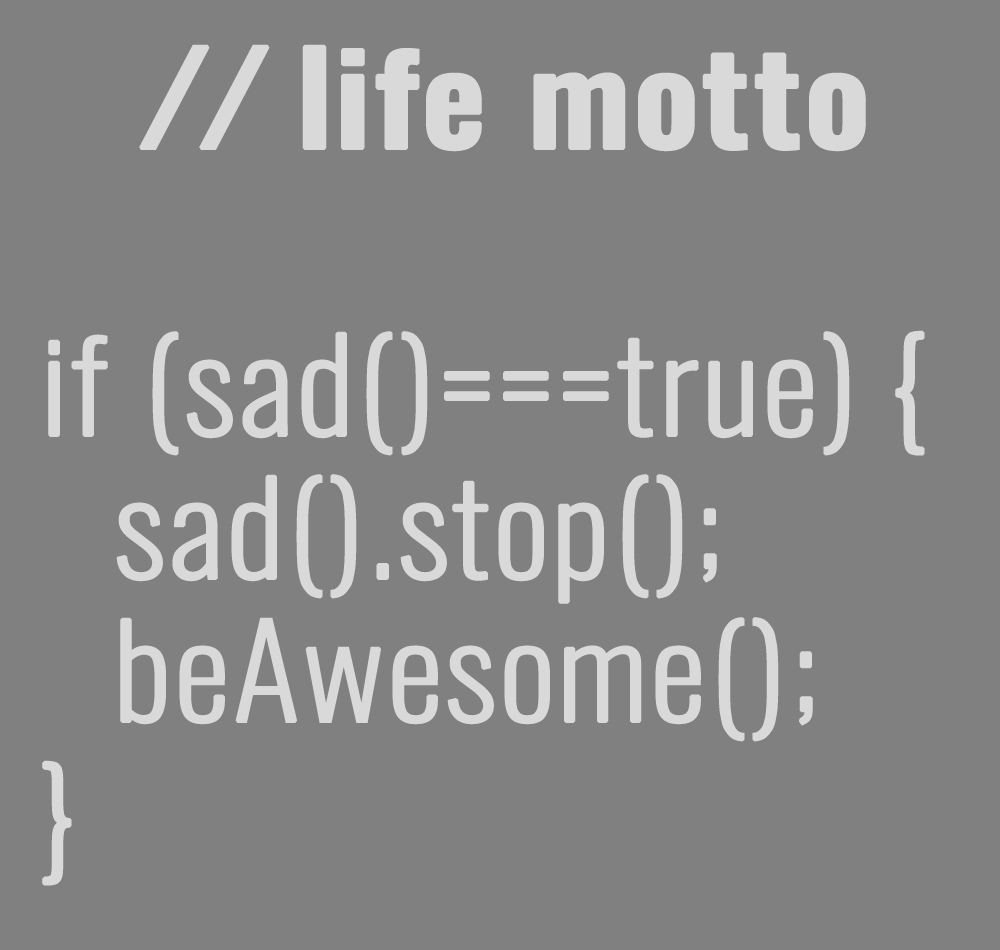
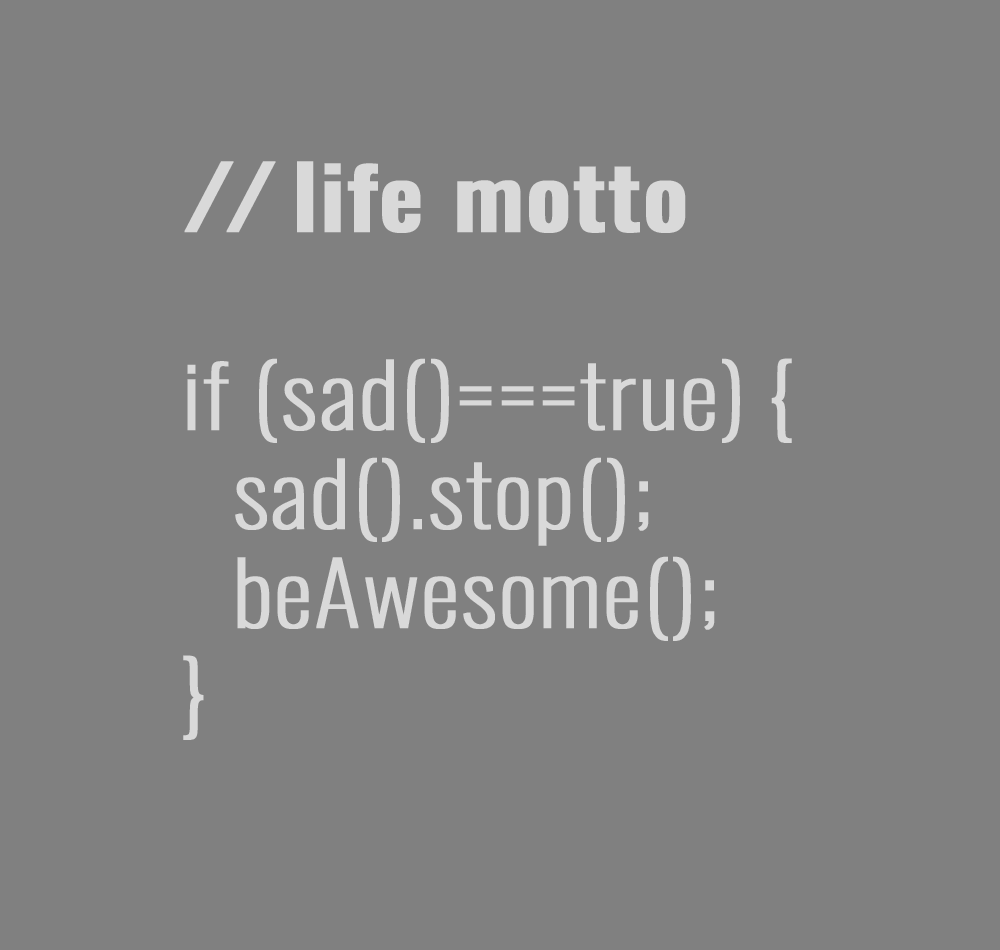
The second 1000×950 image is a revision of the first. Changes to its layers:
painted on "// life motto if (sad()===true) { sad().stop(); beAwesome(" over [left=42, top=44, right=925, bottom=886]
